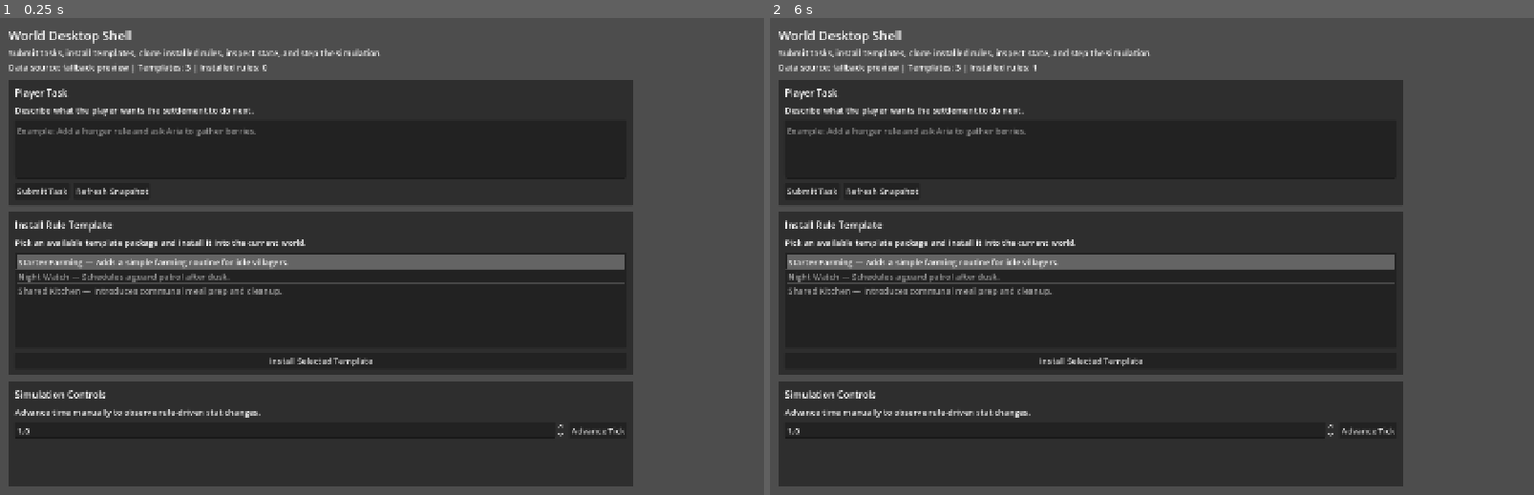
Above: before the commit, frames 1-2 (left to right).
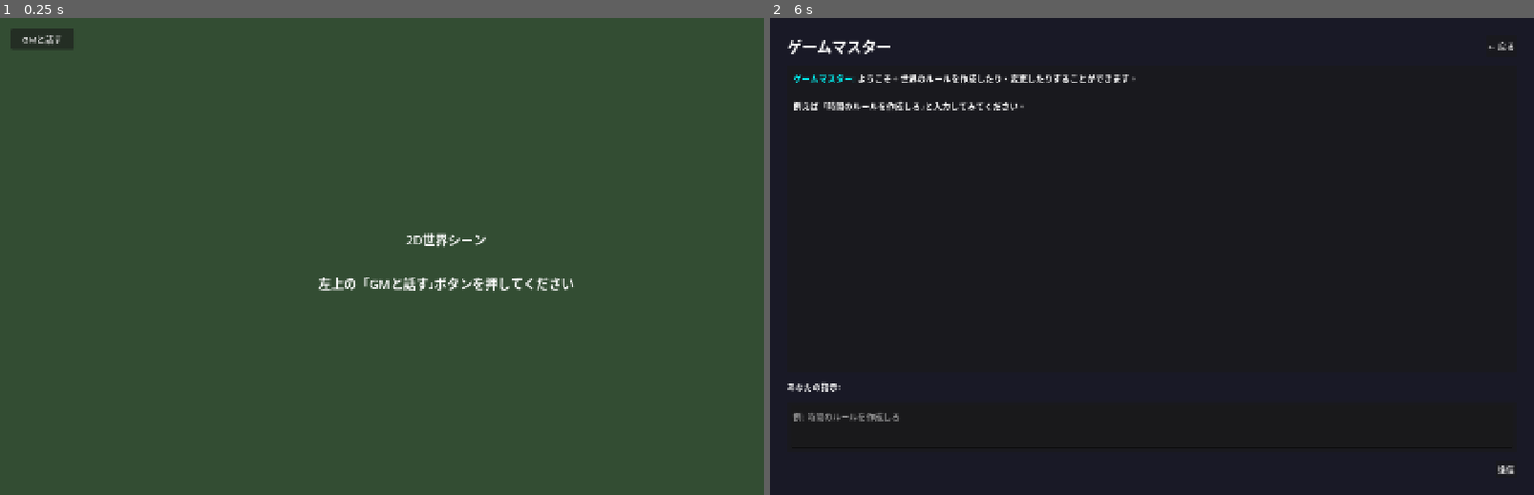
Above: after the commit, the same moments.

Repository: seeton/ai-world-rule-engine
Game: Godot game, scene res://scenes/World2D.tscn
Same seed, same stepped clock (60 frames per second), same inputs: the game is played once before the commit and once after it. Before the commit the project starts from res://scenes/Main.tscn.
Inputs (mouse positions are in pixels of both pictures, inside the frame that each line leads up to):
- Up to frame 1 (0.25 s): no input
- Up to frame 2 (6 s): click (815, 37) at 0.5 s, where only the run after the commit has a clickable "GMと話す"; click (1503, 46) at 1.25 s, where only the run after the commit has a clickable "← 戻る"; click (815, 189) at 2 s, where only the run before the commit has a clickable "Submit Task"; click (884, 189) at 2.75 s, where only the run before the commit has a clickable "Refresh Snapshot"; click (1090, 361) at 3.5 s, where only the run before the commit has a clickable "Install Selected Template"; click (1365, 428) at 4.25 s, where only the run before the commit has a clickable "Advance Tick"; click (815, 189) at 5 s, where only the run before the commit has a clickable "Submit Task"; click (815, 37) at 5.75 s, where only the run after the commit has a clickable "GMと話す"

The runs differ from the first frame. In frame 1, 99% of the frame differs, in the area x 0-100%, y 0-100%; in frame 2, 39%.
Error before the commit: Parse Error: Class "WorldState" hides an autoload singleton. (res://scripts/core/WorldState.gd:2)

Commit message:
Implement Japanese-first GM interaction UI with time rule support
- Fixed WorldState autoload conflict by removing class_name
- Added world_time template with Japanese keywords (時間のルールを作成しろ)
- Created Japanese-first GM dialog UI (gm_dialog.gd)
- Created 2D world scene with GM button and clock display
- Enhanced SimulationRuntime to support world-scope rules
- Clock displays elapsed seconds and ticks after time rule installed
- All UI text defaults to Japanese with structure for English strings
- GM UI can be opened from world and returns cleanly to 2D scene

Fixes #39

Co-authored-by: Copilot <223556219+Copilot@users.noreply.github.com>

Diff:
--- a/godot-world/project.godot
+++ b/godot-world/project.godot
@@ -5,7 +5,7 @@
 
 [application]
 config/name="Godot World"
-run/main_scene="res://scenes/Main.tscn"
+run/main_scene="res://scenes/World2D.tscn"
 config/features=PackedStringArray("4.2")
 config/icon="res://icon.svg"
 
--- /dev/null
+++ b/godot-world/scenes/World2D.tscn
@@ -0,0 +1,6 @@
+[gd_scene load_steps=2 format=3]
+
+[ext_resource type="Script" path="res://scripts/ui/world_2d_scene.gd" id="1_world"]
+
+[node name="World2D" type="Node2D"]
+script = ExtResource("1_world")
--- a/godot-world/scripts/core/RuleTemplates.gd
+++ b/godot-world/scripts/core/RuleTemplates.gd
@@ -4,6 +4,40 @@
 
 static func get_templates() -> Array:
 	return [
+		{
+			"id": "world_time",
+			"name": "世界時刻",
+			"description": "世界に時間の概念を追加します。時刻が経過するにつれて秒とターンが進みます。",
+			"summary": "決定論的な時間システムを追加",
+			"keywords": ["時間", "時刻", "クロック", "タイム", "ルール", "作成", "時間のルール"],
+			"rule_patch": {
+				"id": "rule_world_time",
+				"name": "世界時刻ルール",
+				"concept": "time",
+				"scope": "world",
+				"target_tags": [],
+				"effects": [
+					{
+						"component": "world_clock",
+						"field": "elapsed_seconds",
+						"op": "add",
+						"default": 0.0,
+						"value_per_second": 1.0,
+						"min": 0.0,
+						"max": 999999999.0
+					},
+					{
+						"component": "world_clock",
+						"field": "total_ticks",
+						"op": "add",
+						"default": 0.0,
+						"value_per_second": 0.0,
+						"min": 0.0,
+						"max": 999999999.0
+					}
+				]
+			}
+		},
 		{
 			"id": "hunger",
 			"name": "Hunger",
--- a/godot-world/scripts/core/SimulationRuntime.gd
+++ b/godot-world/scripts/core/SimulationRuntime.gd
@@ -130,6 +130,7 @@
 		"tick_index": 0,
 		"fixed_step_seconds": fixed_step_seconds,
 		"concepts": [],
+		"world_clock": {},
 		"entities": {
 			"origin_entity": {
 				"id": "origin_entity",
@@ -170,11 +171,23 @@
 	entity_ids.sort()
 	rule_ids.sort()
 
+	for rule_id in rule_ids:
+		var rule: Dictionary = installed_rules[rule_id]
+		if not bool(rule.get("enabled", true)):
+			continue
+
+		var rule_scope := String(rule.get("scope", "entity"))
+		if rule_scope == "world":
+			_apply_world_rule(rule, step_seconds)
+
 	for entity_id in entity_ids:
 		var entity: Dictionary = entities[entity_id]
 		for rule_id in rule_ids:
 			var rule: Dictionary = installed_rules[rule_id]
 			if not bool(rule.get("enabled", true)):
+				continue
+			var rule_scope := String(rule.get("scope", "entity"))
+			if rule_scope != "entity":
 				continue
 			if not _entity_matches_rule(entity, rule):
 				continue
@@ -230,6 +243,42 @@
 		components[component_name] = component
 
 	entity["components"] = components
+
+
+func _apply_world_rule(rule: Dictionary, step_seconds: float) -> void:
+	var world_clock: Dictionary = _world_state.get("world_clock", {})
+
+	for effect in rule.get("effects", []):
+		var component_name := String(effect.get("component", "world_clock"))
+		if component_name != "world_clock":
+			continue
+
+		var field_name := String(effect.get("field", "value"))
+		var current_value := float(world_clock.get(field_name, effect.get("default", 0.0)))
+		var next_value := current_value
+		var operation := String(effect.get("op", "add"))
+
+		match operation:
+			"set":
+				next_value = float(effect.get("value", effect.get("default", 0.0)))
+			"min":
+				next_value = min(current_value, float(effect.get("value", current_value)))
+			"max":
+				next_value = max(current_value, float(effect.get("value", current_value)))
+			_:
+				next_value = current_value + float(effect.get("value_per_second", 0.0)) * step_seconds
+
+		if effect.has("min"):
+			next_value = max(next_value, float(effect["min"]))
+		if effect.has("max"):
+			next_value = min(next_value, float(effect["max"]))
+
+		world_clock[field_name] = snappedf(next_value, 0.0001)
+
+	if world_clock.has("total_ticks"):
+		world_clock["total_ticks"] = int(_world_state.get("tick_index", 0)) + 1
+
+	_world_state["world_clock"] = world_clock
 
 
 func _normalize_rule_patch(rule_patch: Dictionary) -> Dictionary:
--- a/godot-world/scripts/core/WorldState.gd
+++ b/godot-world/scripts/core/WorldState.gd
@@ -1,10 +1,9 @@
 extends Node
-class_name WorldState
 
 const SimulationRuntimeScript = preload("res://scripts/core/SimulationRuntime.gd")
 const RuleTemplatesScript = preload("res://scripts/core/RuleTemplates.gd")
 
-var _runtime: SimulationRuntime
+var _runtime
 var _available_templates: Array = []
 
 
@@ -71,6 +70,10 @@
 	_runtime = SimulationRuntimeScript.new(_available_templates)
 
 
+func talk_to_game_master(message: String) -> void:
+	pass
+
+
 func _ensure_runtime() -> void:
 	if _runtime == null:
 		_reset_world()
--- /dev/null
+++ b/godot-world/scripts/ui/gm_dialog.gd
@@ -0,0 +1,196 @@
+extends Control
+
+signal closed
+
+var _world_state: Node = null
+var _input_field: TextEdit
+var _response_panel: RichTextLabel
+var _back_button: Button
+var _send_button: Button
+var _pending_proposals: Array = []
+
+
+func _ready() -> void:
+	set_anchors_and_offsets_preset(Control.PRESET_FULL_RECT)
+	_world_state = get_node("/root/WorldState")
+	_build_ui()
+	_show_welcome_message()
+
+
+func _build_ui() -> void:
+	var bg := ColorRect.new()
+	bg.color = Color(0.1, 0.1, 0.15, 1.0)
+	bg.set_anchors_and_offsets_preset(Control.PRESET_FULL_RECT)
+	add_child(bg)
+
+	var margin := MarginContainer.new()
+	margin.set_anchors_and_offsets_preset(Control.PRESET_FULL_RECT)
+	margin.add_theme_constant_override("margin_left", 32)
+	margin.add_theme_constant_override("margin_top", 32)
+	margin.add_theme_constant_override("margin_right", 32)
+	margin.add_theme_constant_override("margin_bottom", 32)
+	add_child(margin)
+
+	var vbox := VBoxContainer.new()
+	vbox.size_flags_horizontal = Control.SIZE_EXPAND_FILL
+	vbox.size_flags_vertical = Control.SIZE_EXPAND_FILL
+	vbox.add_theme_constant_override("separation", 16)
+	margin.add_child(vbox)
+
+	var header := HBoxContainer.new()
+	header.add_theme_constant_override("separation", 12)
+	vbox.add_child(header)
+
+	var title := Label.new()
+	title.text = "ゲームマスター"
+	title.add_theme_font_size_override("font_size", 28)
+	title.size_flags_horizontal = Control.SIZE_EXPAND_FILL
+	header.add_child(title)
+
+	_back_button = Button.new()
+	_back_button.text = "← 戻る"
+	_back_button.pressed.connect(_on_back_pressed)
+	header.add_child(_back_button)
+
+	var response_container := PanelContainer.new()
+	response_container.size_flags_vertical = Control.SIZE_EXPAND_FILL
+	vbox.add_child(response_container)
+
+	var response_margin := MarginContainer.new()
+	response_margin.add_theme_constant_override("margin_left", 12)
+	response_margin.add_theme_constant_override("margin_top", 12)
+	response_margin.add_theme_constant_override("margin_right", 12)
+	response_margin.add_theme_constant_override("margin_bottom", 12)
+	response_container.add_child(response_margin)
+
+	_response_panel = RichTextLabel.new()
+	_response_panel.bbcode_enabled = true
+	_response_panel.fit_content = true
+	_response_panel.scroll_following = true
+	_response_panel.size_flags_horizontal = Control.SIZE_EXPAND_FILL
+	_response_panel.size_flags_vertical = Control.SIZE_EXPAND_FILL
+	response_margin.add_child(_response_panel)
+
+	var input_label := Label.new()
+	input_label.text = "あなたの指示:"
+	input_label.add_theme_font_size_override("font_size", 16)
+	vbox.add_child(input_label)
+
+	var input_container := PanelContainer.new()
+	vbox.add_child(input_container)
+
+	var input_margin := MarginContainer.new()
+	input_margin.add_theme_constant_override("margin_left", 8)
+	input_margin.add_theme_constant_override("margin_top", 8)
+	input_margin.add_theme_constant_override("margin_right", 8)
+	input_margin.add_theme_constant_override("margin_bottom", 8)
+	input_container.add_child(input_margin)
+
+	_input_field = TextEdit.new()
+	_input_field.custom_minimum_size = Vector2(0, 80)
+	_input_field.placeholder_text = "例: 時間のルールを作成しろ"
+	_input_field.wrap_mode = TextEdit.LINE_WRAPPING_BOUNDARY
+	input_margin.add_child(_input_field)
+
+	var button_row := HBoxContainer.new()
+	button_row.add_theme_constant_override("separation", 12)
+	button_row.alignment = BoxContainer.ALIGNMENT_END
+	vbox.add_child(button_row)
+
+	_send_button = Button.new()
+	_send_button.text = "送信"
+	_send_button.pressed.connect(_on_send_pressed)
+	button_row.add_child(_send_button)
+
+
+func _show_welcome_message() -> void:
+	_append_response("[color=cyan]ゲームマスター:[/color] ようこそ。世界のルールを作成したり、変更したりすることができます。")
+	_append_response("例えば「時間のルールを作成しろ」と入力してみてください。")
+
+
+func _on_back_pressed() -> void:
+	closed.emit()
+	queue_free()
+
+
+func _on_send_pressed() -> void:
+	var user_text := _input_field.text.strip_edges()
+	if user_text.is_empty():
+		return
+
+	_append_response("[color=yellow]あなた:[/color] " + user_text)
+	_input_field.text = ""
+
+	_process_user_message(user_text)
+
+
+func _process_user_message(message: String) -> void:
+	if _world_state == null:
+		_append_response("[color=red]エラー:[/color] WorldStateが見つかりません。")
+		return
+
+	var result: Dictionary = _world_state.submit_player_task(message)
+	var status := String(result.get("status", "unknown"))
+
+	if status == "proposal_ready":
+		var proposals: Array = result.get("proposals", [])
+		if proposals.is_empty():
+			_append_response("[color=orange]ゲームマスター:[/color] 提案が見つかりませんでした。")
+			return
+
+		_pending_proposals = proposals
+		_append_response("[color=cyan]ゲームマスター:[/color] 次のルールを提案します:")
+
+		for i in range(proposals.size()):
+			var prop: Dictionary = proposals[i]
+			var title := String(prop.get("title", "無題"))
+			var desc := String(prop.get("description", "説明なし"))
+			_append_response("  %d. [b]%s[/b]: %s" % [i + 1, title, desc])
+
+		if proposals.size() == 1:
+			_append_response("")
+			_install_proposal(0)
+		else:
+			_append_response("[color=cyan]番号を入力してインストールしてください。[/color]")
+
+	elif status == "needs_rule_patch":
+		_append_response("[color=orange]ゲームマスター:[/color] 該当するテンプレートが見つかりませんでした。")
+		_append_response("別の言い方で試してみてください。")
+
+	else:
+		_append_response("[color=red]エラー:[/color] 不明なステータス: " + status)
+
+
+func _install_proposal(index: int) -> void:
+	if index < 0 or index >= _pending_proposals.size():
+		_append_response("[color=red]エラー:[/color] 無効な番号です。")
+		return
+
+	var proposal: Dictionary = _pending_proposals[index]
+	var rule_patch: Dictionary = proposal.get("rule_patch", {})
+
+	if rule_patch.is_empty():
+		_append_response("[color=red]エラー:[/color] ルールパッチが空です。")
+		return
+
+	var install_result: Dictionary = _world_state.create_rule_from_patch(rule_patch)
+	var install_status := String(install_result.get("status", "unknown"))
+
+	if install_status == "installed":
+		var rule_name := String(proposal.get("title", "ルール"))
+		_append_response("[color=lime]成功:[/color] 「%s」をインストールしました！" % rule_name)
+		_append_response("[color=cyan]ゲームマスター:[/color] 世界に戻って変化を確認してください。")
+	elif install_status == "error":
+		var error_msg := String(install_result.get("message", "不明なエラー"))
+		_append_response("[color=red]エラー:[/color] " + error_msg)
+	else:
+		_append_response("[color=orange]警告:[/color] 予期しないステータス: " + install_status)
+
+	_pending_proposals.clear()
+
+
+func _append_response(text: String) -> void:
+	if _response_panel.text.is_empty():
+		_response_panel.text = text
+	else:
+		_response_panel.text += "\n\n" + text
--- /dev/null
+++ b/godot-world/scripts/ui/world_2d_scene.gd
@@ -0,0 +1,81 @@
+extends Node2D
+
+var _gm_button: Button
+var _clock_label: Label
+var _world_state: Node = null
+var _gm_ui_scene := preload("res://scripts/ui/gm_dialog.gd")
+
+
+func _ready() -> void:
+	_world_state = get_node("/root/WorldState")
+	_build_ui()
+
+
+func _process(delta: float) -> void:
+	if _world_state != null:
+		_world_state.advance_tick(delta)
+		_update_clock_display()
+
+
+func _build_ui() -> void:
+	var canvas_layer := CanvasLayer.new()
+	add_child(canvas_layer)
+
+	_clock_label = Label.new()
+	_clock_label.position = Vector2(1280, 20)
+	_clock_label.add_theme_font_size_override("font_size", 20)
+	_clock_label.add_theme_color_override("font_color", Color.WHITE)
+	_clock_label.add_theme_color_override("font_outline_color", Color.BLACK)
+	_clock_label.add_theme_constant_override("outline_size", 2)
+	_clock_label.visible = false
+	canvas_layer.add_child(_clock_label)
+
+	_gm_button = Button.new()
+	_gm_button.text = "GMと話す"
+	_gm_button.position = Vector2(20, 20)
+	_gm_button.custom_minimum_size = Vector2(120, 40)
+	_gm_button.pressed.connect(_on_gm_button_pressed)
+	canvas_layer.add_child(_gm_button)
+
+	var bg := ColorRect.new()
+	bg.color = Color(0.2, 0.3, 0.2, 1.0)
+	bg.size = Vector2(1440, 900)
+	add_child(bg)
+
+	var center_label := Label.new()
+	center_label.text = "2D世界シーン\n\n左上の「GMと話す」ボタンを押してください"
+	center_label.position = Vector2(600, 400)
+	center_label.add_theme_font_size_override("font_size", 24)
+	center_label.add_theme_color_override("font_color", Color.WHITE)
+	center_label.horizontal_alignment = HORIZONTAL_ALIGNMENT_CENTER
+	add_child(center_label)
+
+
+func _update_clock_display() -> void:
+	if _world_state == null:
+		return
+
+	var snapshot: Dictionary = _world_state.get_world_snapshot()
+	var world_clock: Dictionary = snapshot.get("world_clock", {})
+
+	if world_clock.is_empty():
+		_clock_label.visible = false
+		return
+
+	var elapsed := float(world_clock.get("elapsed_seconds", 0.0))
+	var ticks := int(world_clock.get("total_ticks", 0))
+
+	_clock_label.text = "時刻: %.1f秒 (Tick: %d)" % [elapsed, ticks]
+	_clock_label.visible = true
+
+
+func _on_gm_button_pressed() -> void:
+	var gm_ui := Control.new()
+	gm_ui.set_script(_gm_ui_scene)
+	gm_ui.closed.connect(_on_gm_ui_closed.bind(gm_ui))
+	get_tree().root.add_child(gm_ui)
+	_gm_button.visible = false
+
+
+func _on_gm_ui_closed(gm_ui: Control) -> void:
+	_gm_button.visible = true
